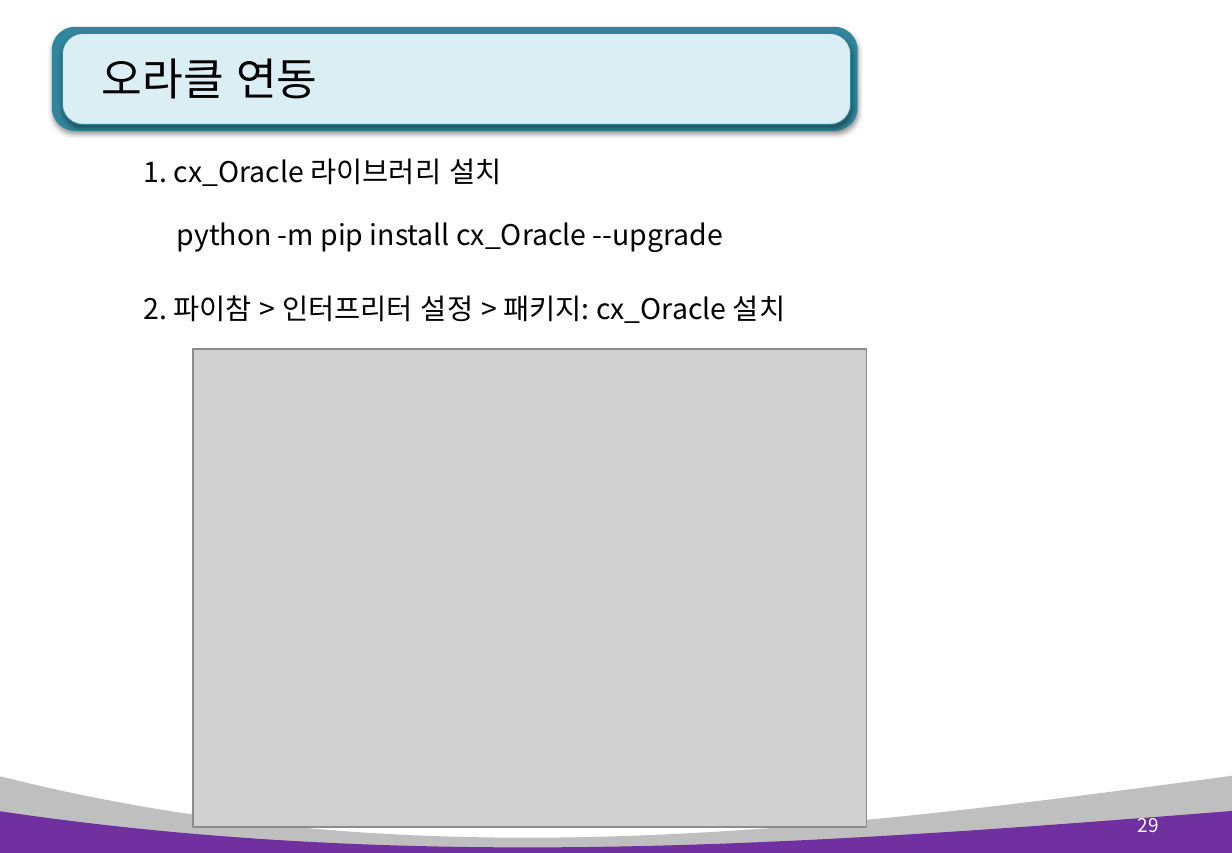
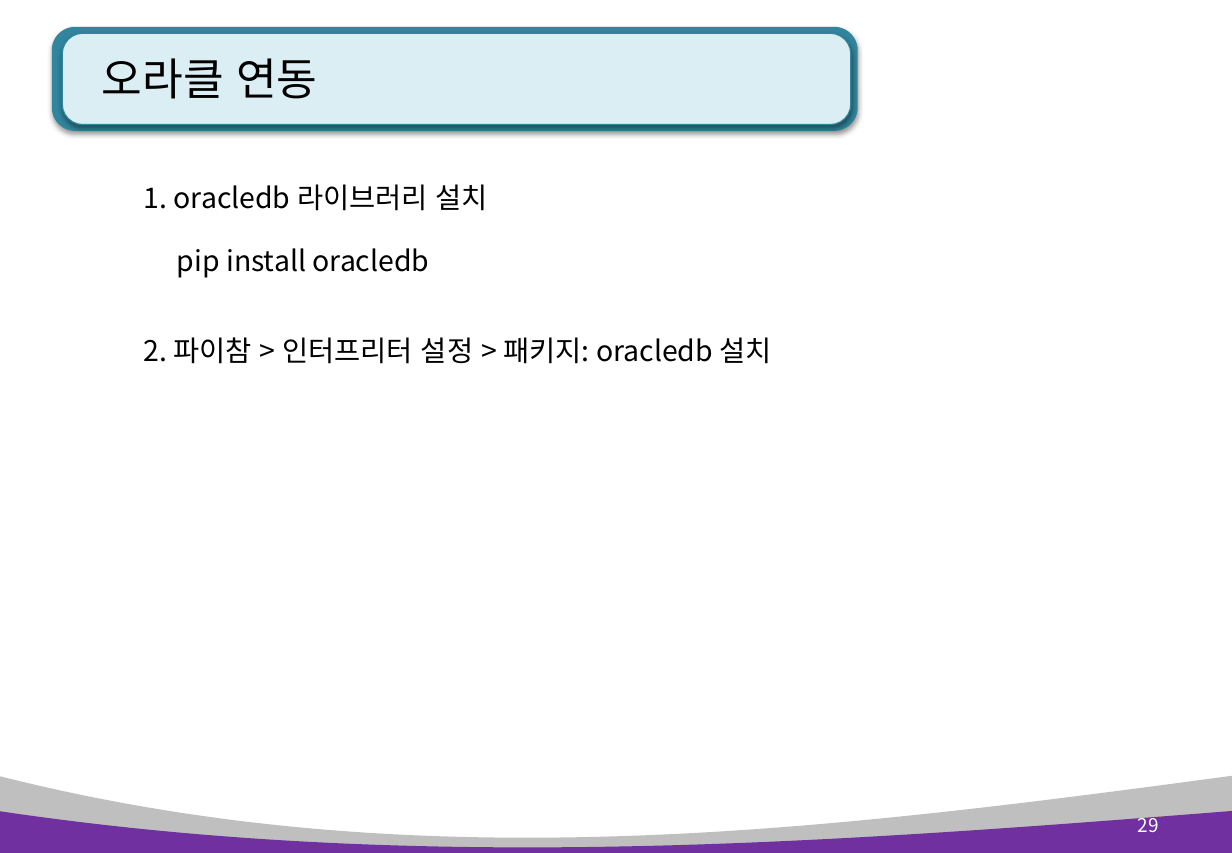
Before and after one commit to pshho/ngreen_project, a slide deck: slide 29 of pyWorks/자료/python_ppt/Python 9장. 데이터베이스 연동.pptx. Drawn at 1232x853 pixels with LibreOffice and Linux fonts; fonts in the diff are those of the drawing; grey boxes stand for pictures. Boxes give left, top, right and bottom in pixels: in the first picture for what was removed or moved away, otherwise in the second. Text is boxed around its words. In the diff, an @@ line names an element or a change of style, - is before the commit and + after.

```diff
--- a/pyWorks/자료/python_ppt/Python 9장. 데이터베이스 연동.pptx
+++ b/pyWorks/자료/python_ppt/Python 9장. 데이터베이스 연동.pptx
@@ text at (x1=144, y1=184, x2=488, y2=211): text changed @@
-1. cx_Oracle 라이브러리 설치
+1. oracledb 라이브러리 설치
@@ text at (x1=177, y1=248, x2=430, y2=278): text changed @@
-python -m pip install cx_Oracle --upgrade
+pip install oracledb
@@ text at (x1=144, y1=337, x2=771, y2=364): text changed @@
-2. 파이참 > 인터프리터 설정 > 패키지: cx_Oracle 설치
+2. 파이참 > 인터프리터 설정 > 패키지: oracledb 설치
@@ picture removed at (x1=193, y1=349, x2=867, y2=827) @@
```
Also in this commit, not shown: 1 other slide changed, 21 other files.
